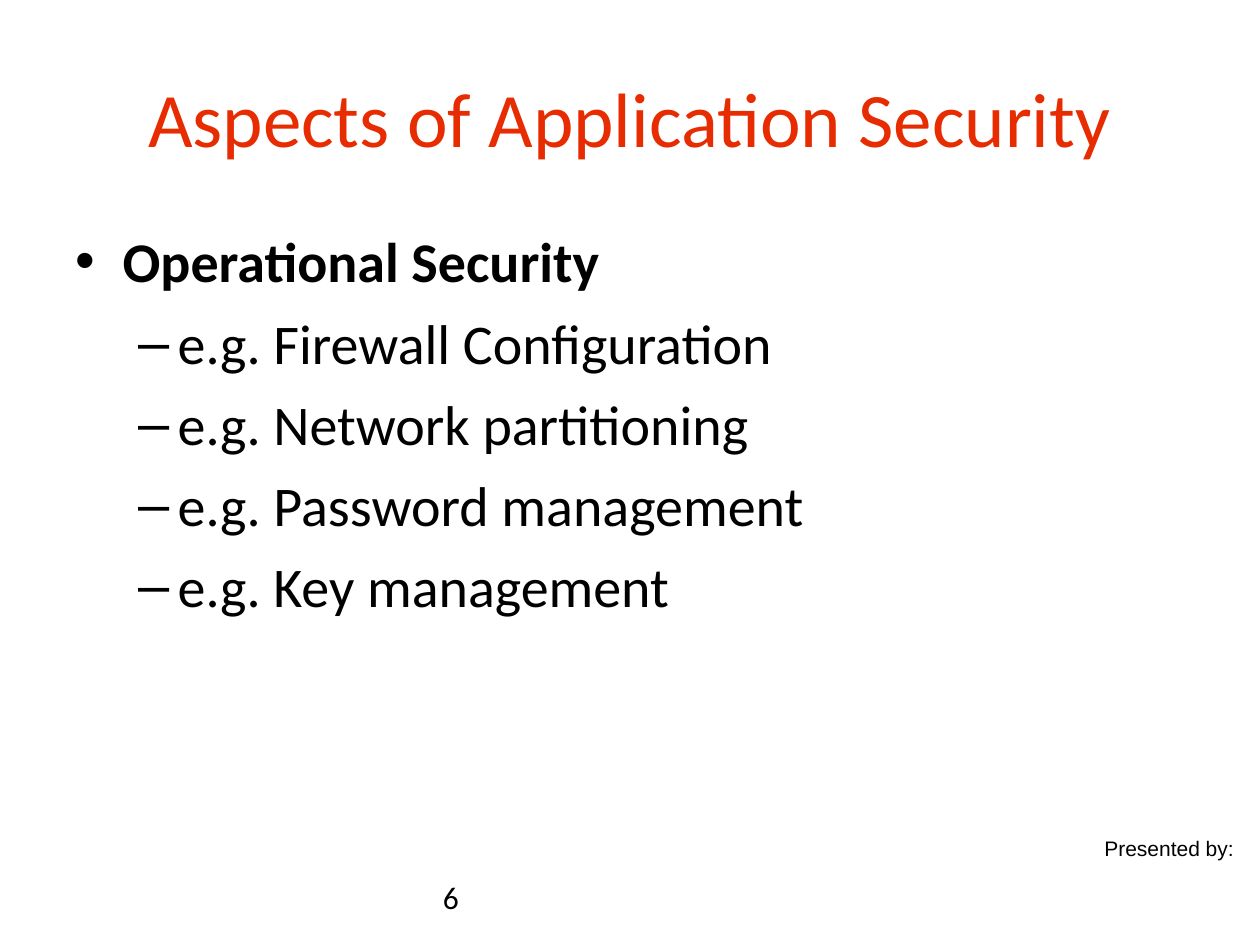
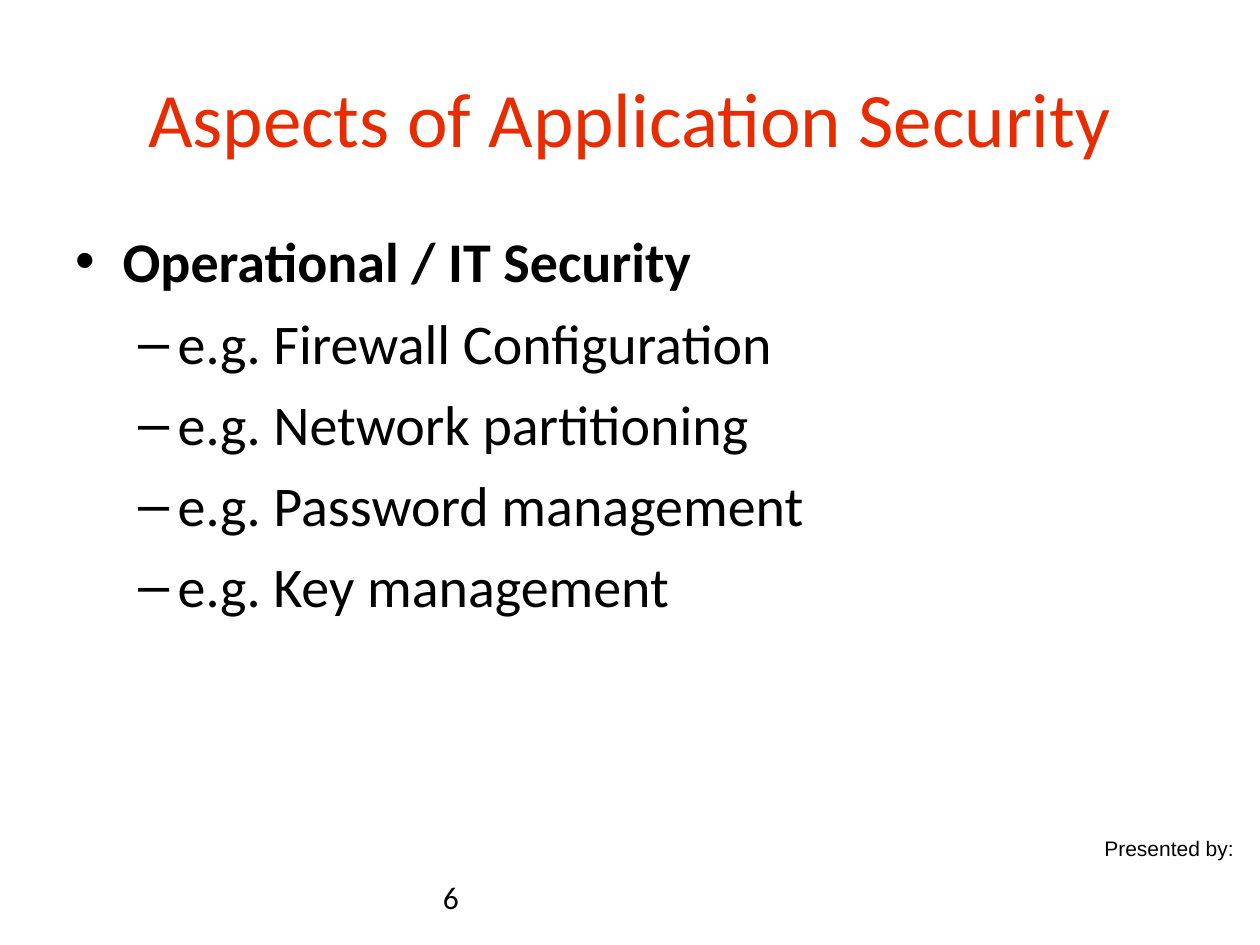
Before and after one commit to danielsomerfield/app-sec-presentation, a slide deck: slide 6 of AppSec Presentation Deck Day 1.ppt. Drawn at 1260x945 pixels with LibreOffice and Linux fonts; fonts in the diff are those of the drawing; background and template pictures are left out. Boxes give left, top, right and bottom in pixels: in the first picture for what was removed or moved away, otherwise in the second. Text is boxed around its words. In the diff, an @@ line names an element or a change of style, - is before the commit and + after.

```diff
--- a/AppSec Presentation Deck Day 1.ppt
+++ b/AppSec Presentation Deck Day 1.ppt
@@ text at box(123, 242, 691, 291): text changed @@
-• Operational Security
+• Operational / IT Security
```
Also in this commit, not shown: 1 other slide changed.
